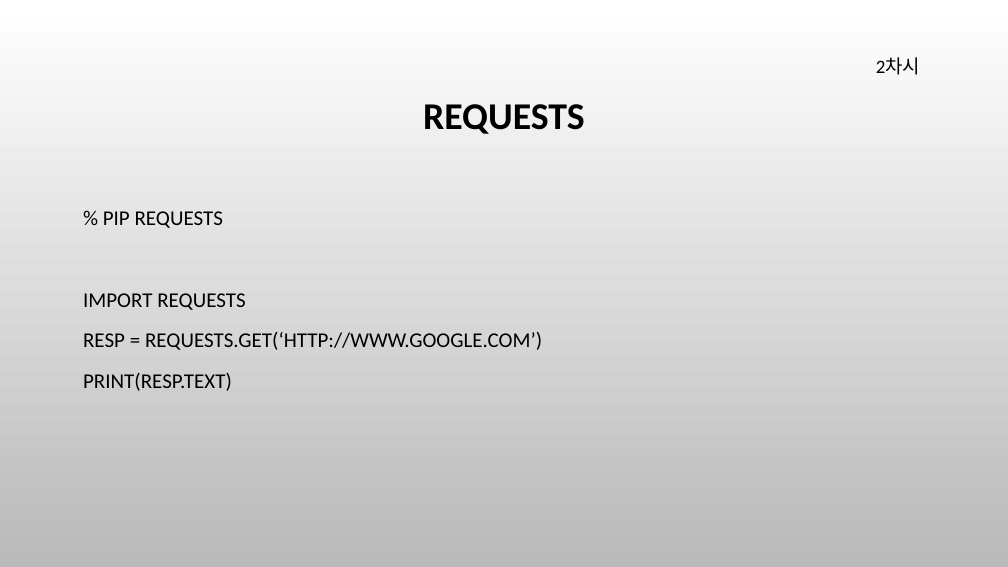
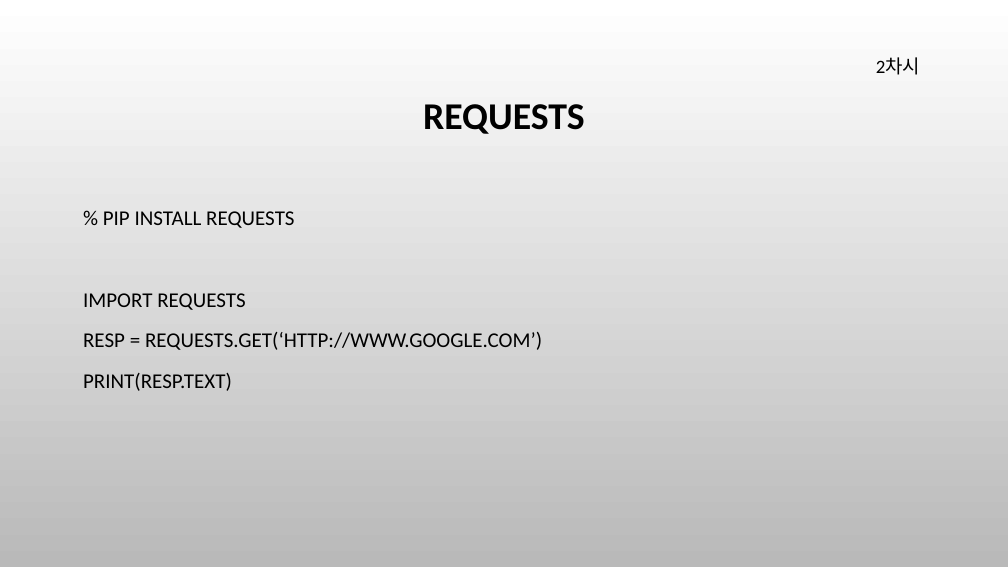
Before and after one commit to cute93/2020_sw_teacher, a slide deck: slide 11 of SW선도교원 연수.pptx (slide 10 before the commit). Drawn at 1008x567 pixels with LibreOffice and Linux fonts; fonts in the diff are those of the drawing; background and template pictures are left out. Boxes give left, top, right and bottom in pixels: in the first picture for what was removed or moved away, otherwise in the second. Text is boxed around its words. In the diff, an @@ line names an element or a change of style, - is before the commit and + after.

```diff
--- a/SW선도교원 연수.pptx
+++ b/SW선도교원 연수.pptx
@@ text at <box>103,211,294,228</box>: text changed @@
-% PIP REQUESTS
+% PIP INSTALL REQUESTS
```
Also in this commit, not shown: 1 other slide changed, 2 slides added, 1 slide removed, 4 other files.
